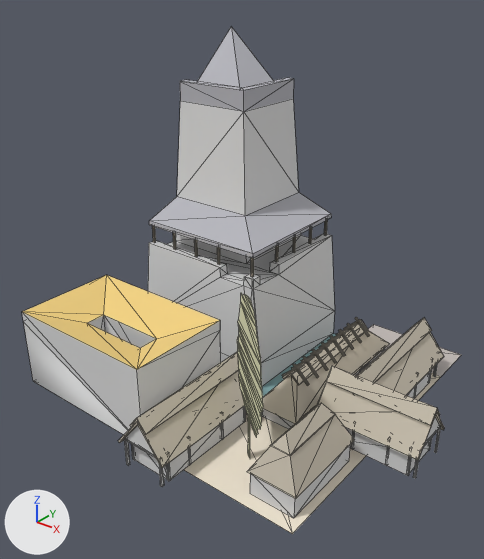
An edit to the OBJ model assets/stl_export/cr12.obj, drawn before and after from the same camera.
Before and after are seen from a 50 mm lens placed at (33.9, -44.3, 36.6), pointed at (1.2, -3.4, 11.3). Every picture has the same lights, and +X, +Y and +Z are marked at lower left. The first picture is the older version. Mesh edges are drawn as thin lines. Where no turn or scale is listed for an object, it has been applied to the vertices. Vertices at exactly the same position are counted once.

Before the edit, the objects in view are built like this:
```python
mat_castleroof = principled_material('castleRoof')
mat_castleroof.base_color = (0.471, 0.471, 0.51)  # grey #b7b7bd
mat_castleroof.roughness = 1.0
mat_cortyard = principled_material('cortyard')
mat_cortyard.base_color = (0.878, 0.792, 0.651)  # pale yellow #f1e6d3
mat_cortyard.roughness = 1.0
mat_material = principled_material('Material')
mat_material.base_color = (0.878, 0.639, 0.224)  # yellow #f1d182
mat_material.roughness = 1.0
mat_straw = principled_material('straw')
mat_straw.base_color = (0.569, 0.514, 0.42)  # light grey #c7bead
mat_straw.roughness = 1.0
me_cr12 = bpy.data.meshes.new('cr12')
me_cr12.from_pydata(...)  # 977 vertices, 1489 faces; spans x -15.0..19.4, y -17.6..15.0, z -3.0..29.6
# faces by material slot: [34, 894, 474, 2, 6, 9, 2, 68]
me_cr12.materials.append(mat_castleroof)  # grey #b7b7bd
me_cr12.materials.append(mat_default)  # light grey #dadada
me_cr12.materials.append(mat_straw)  # light grey #c7bead
me_cr12.materials.append(mat_water)  # greyish cyan #88afb1
me_cr12.materials.append(mat_cortyard)  # pale yellow #f1e6d3
me_cr12.materials.append(mat_material)  # yellow #f1d182
me_cr12.materials.append(mat_road)  # light grey #c2bab6
me_cr12.materials.append(mat_w)  # beige #e2e2bc
# before: 74 (-11.0, -9.0, 0.0), 78 (-4.0, -9.0, 0.0), 79 (-11.0, -9.0, 6.0) at pixel (103, 314), 80 (-9.0, -9.0, 6.0) at pixel (118, 321), 81 (-4.0, -9.0, 6.0) at pixel (156, 338)
ob_cr12 = bpy.data.objects.new('cr12', me_cr12)
ob_cr12.location = (0.0, 0.0, 0.0)
```
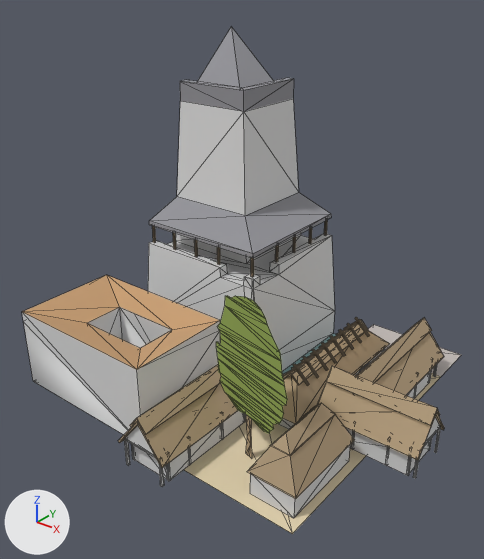
Boxes (x1, y1, x2, y2) around the edits, measured in the pictures (484 x 559 px; the box of a moved part takes in the faces that stretch with it):
'cr12', recoloured, reshaped (grey to beige)
    both: (22, 26, 461, 534)
part 1 of me_cr12, moved or reshaped
    before: (184, 293, 461, 534)
    after: (184, 296, 461, 534)
part 2 of me_cr12, moved or reshaped
    both: (23, 275, 220, 369)
part 3 of me_cr12, moved or reshaped
    before: (310, 334, 337, 351)
    after: (248, 445, 252, 459)
part 4 of me_cr12, recoloured
    before: (238, 294, 263, 454)
    after: (216, 296, 287, 433)

The change, as a list of edits to the scene's bpy script:
```text
Change mat_castleroof:
    mat_castleroof.base_color: (0.471, 0.471, 0.51) -> (0.294, 0.294, 0.318)  # grey #b7b7bd -> grey #949499
Change mat_straw:
    mat_straw.base_color: (0.569, 0.514, 0.42) -> (0.447, 0.333, 0.204)  # light grey #c7bead -> beige #b29c7d
Change mat_cortyard:
    mat_cortyard.base_color: (0.878, 0.792, 0.651) -> (0.757, 0.639, 0.427)  # pale yellow #f1e6d3 -> beige #e2d1af
Change mat_material:
    mat_material.base_color: (0.878, 0.639, 0.224) -> (0.577, 0.349, 0.176)  # yellow #f1d182 -> brown #c89f74
Add mat_tree:
    mat_tree = principled_material('tree')
    mat_tree.base_color = (0.294, 0.4, 0.0902)  # green #94aa55
    mat_tree.roughness = 1.0
Change me_cr12:
    where me_cr12.from_pydata(...)  # 977 vertices, 1489 faces; spans x -15.0..19.4, y -17.6..15.0, z -3.0..29.6
    used by ob_cr12; location = (0.0, 0.0, 0.0)
    me_cr12 part 1: 69 of 977 vertices moved; they spanned x 4.2..15.0, y -15.0..15.0, z 0.0..14.4 and now span x -15.0..15.0, y -15.0..15.0, z -3.0..14.4; mean shift (-0.4, 0.3, 0.0); largest move (4.5, -8.0, 5.2) -> (-15.0, 15.0, -3.0)
    me_cr12 part 2
    add for i in [74, *range(78, 82)]: me_cr12.vertices[i].co += Vector((0.0, 2.0, 0.0))
    me_cr12 part 3
    me_cr12.vertices[906].co: (-15.0, 15.0, -3.0) -> (7.7, -10.5, 0.0)  # not seen -> pixel (249, 456)
    me_cr12 part 4: 21 faces spanning x 3.4..11.9, y -11.6..-9.4, z 3.7..14.4 switch from mat_w (beige #e2e2bc) to mat_tree (green #94aa55)
```
